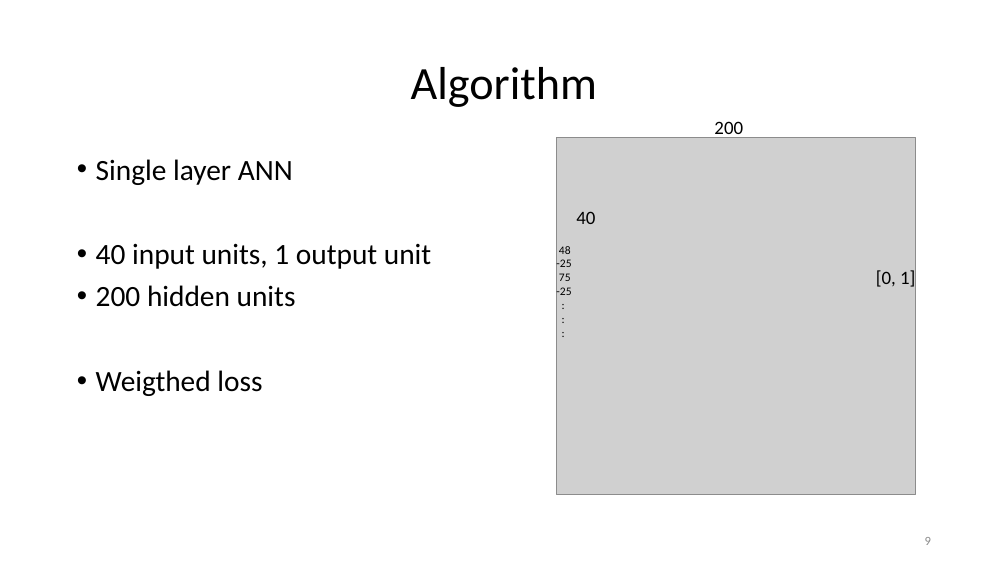
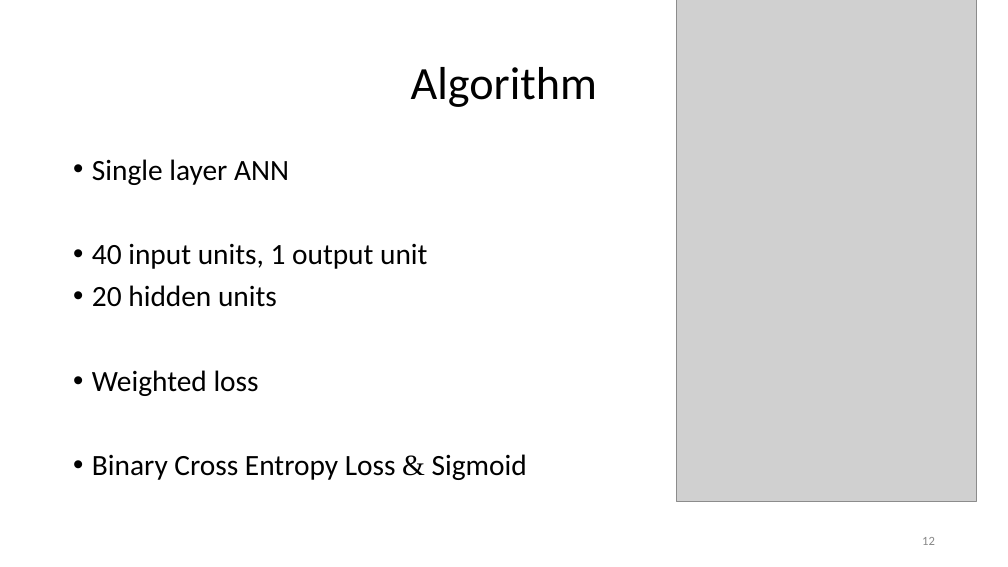
Before and after one commit to paulhager/ProteinPrediction1, a slide deck: slide 12 of BLOSUMscoresComparedToSingleSNAPscores.pptx (slide 9 before the commit). Drawn at 1008x567 pixels with LibreOffice and Linux fonts; fonts in the diff are those of the drawing; grey boxes stand for pictures; background and template pictures are left out. Boxes give left, top, right and bottom in pixels: in the first picture for what was removed or moved away, otherwise in the second. Text is boxed around its words. In the diff, an @@ line names an element or a change of style, - is before the commit and + after.

```diff
--- a/BLOSUMscoresComparedToSingleSNAPscores.pptx
+++ b/BLOSUMscoresComparedToSingleSNAPscores.pptx
@@ picture added at [676, 0, 976, 502] @@
@@ group removed at [556, 121, 916, 495]: 4 texts, 1 picture @@
-[0, 1]
-40
-200
-48
--25
-75
--25
-:
-:
-:
@@ text at [92, 285, 527, 480]: text changed @@
-• 200 hidden units
-• Weigthed loss
+• 20 hidden units
+• Weighted loss
+• Binary Cross Entropy Loss & Sigmoid
@@ page number added at [922, 537, 935, 545], 12 pt, text #888888 @@
+12
@@ page number removed at [925, 537, 931, 545] @@
-9
```
Also in this commit, not shown: 21 other slides changed, 5 slides added, 1 slide removed, 2 other files.
